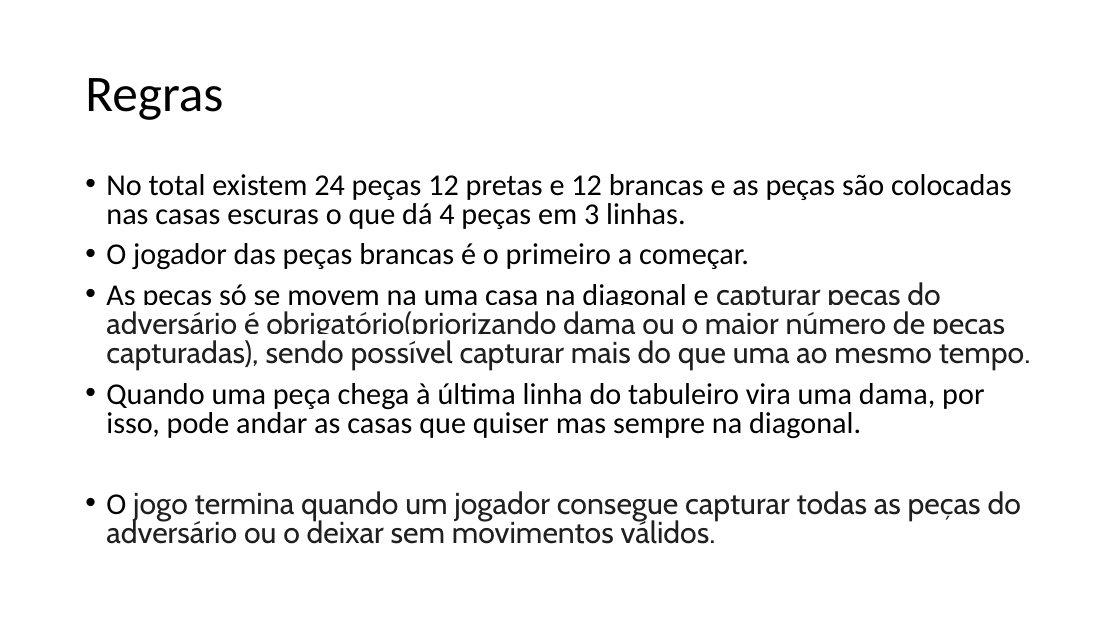
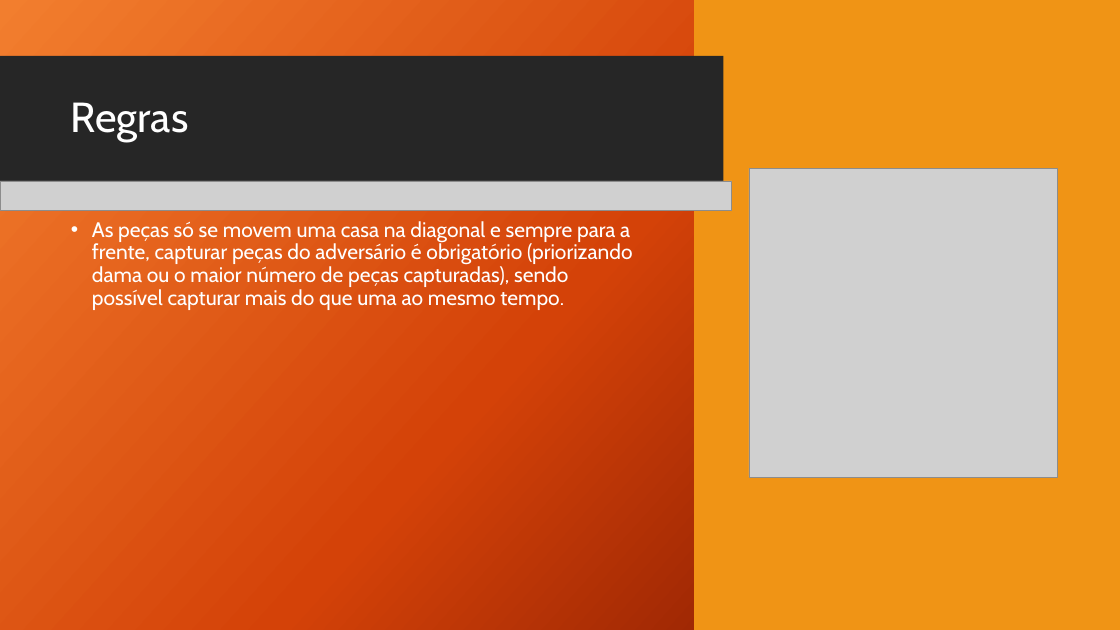
Before and after one commit to wolfmanPires/LDP, a slide deck: slide 3 of Damas.pptx (slide 2 before the commit). Drawn at 1120x630 pixels with LibreOffice and Linux fonts; fonts in the diff are those of the drawing; grey boxes stand for pictures; background and template pictures are left out. Boxes give left, top, right and bottom in pixels: in the first picture for what was removed or moved away, otherwise in the second. Text is boxed around its words. In the diff, an @@ line names an element or a change of style, - is before the commit and + after.

```diff
--- a/Damas.pptx
+++ b/Damas.pptx
@@ background #FFFFFF to picture (left out) @@
@@ rectangle added at bbox=[0, 0, 1120, 630], fill gradient #F18031 to #D54209 to #6A0D00 @@
@@ rectangle added at bbox=[694, 0, 1120, 630], fill #F09415 @@
@@ rectangle added at bbox=[0, 56, 959, 182], fill #262626 @@
@@ rectangle added at bbox=[0, 56, 723, 182], fill #262626 @@
@@ rectangle added at bbox=[973, 56, 1120, 182], fill #F09415 @@
@@ title "Regras": place and size @@
-title "Regras" at bbox=[85, 78, 223, 120]
+title "Regras" at bbox=[71, 102, 189, 142]
@@ title "Regras" at bbox=[71, 102, 189, 142]: size 44 to 36 pt, font Calibri to Cabin, text colour #000000 to #FFFFFF @@
@@ picture added at bbox=[749, 169, 1058, 477] @@
@@ picture added at bbox=[0, 181, 732, 210] @@
@@ text at bbox=[92, 221, 633, 310]: text changed; size 25.9 to 18 pt; font Calibri to Cabin; text colour #000000 to #FFFFFF @@
-• No total existem 24 peças 12 pretas e 12 brancas e as peças são colocadas nas casas escuras o que dá 4 peças em 3 linhas.
-• O jogador das peças brancas é o primeiro a começar.
-• As peças só se movem na uma casa na diagonal e capturar peças do adversário é obrigatório(priorizando dama ou o maior número de peças capturadas), sendo possível capturar mais do que uma ao mesmo tempo.
-• Quando uma peça chega à última linha do tabuleiro vira uma dama, por isso, pode andar as casas que quiser mas sempre na diagonal.
-• O jogo termina quando um jogador consegue capturar todas as peças do adversário ou o deixar sem movimentos válidos.
+• As peças só se movem uma casa na diagonal e sempre para a frente, capturar peças do adversário é obrigatório (priorizando dama ou o maior número de peças capturadas), sendo possível capturar mais do que uma ao mesmo tempo.
```
Also in this commit, not shown: 5 other slides changed, 2 slides added.
